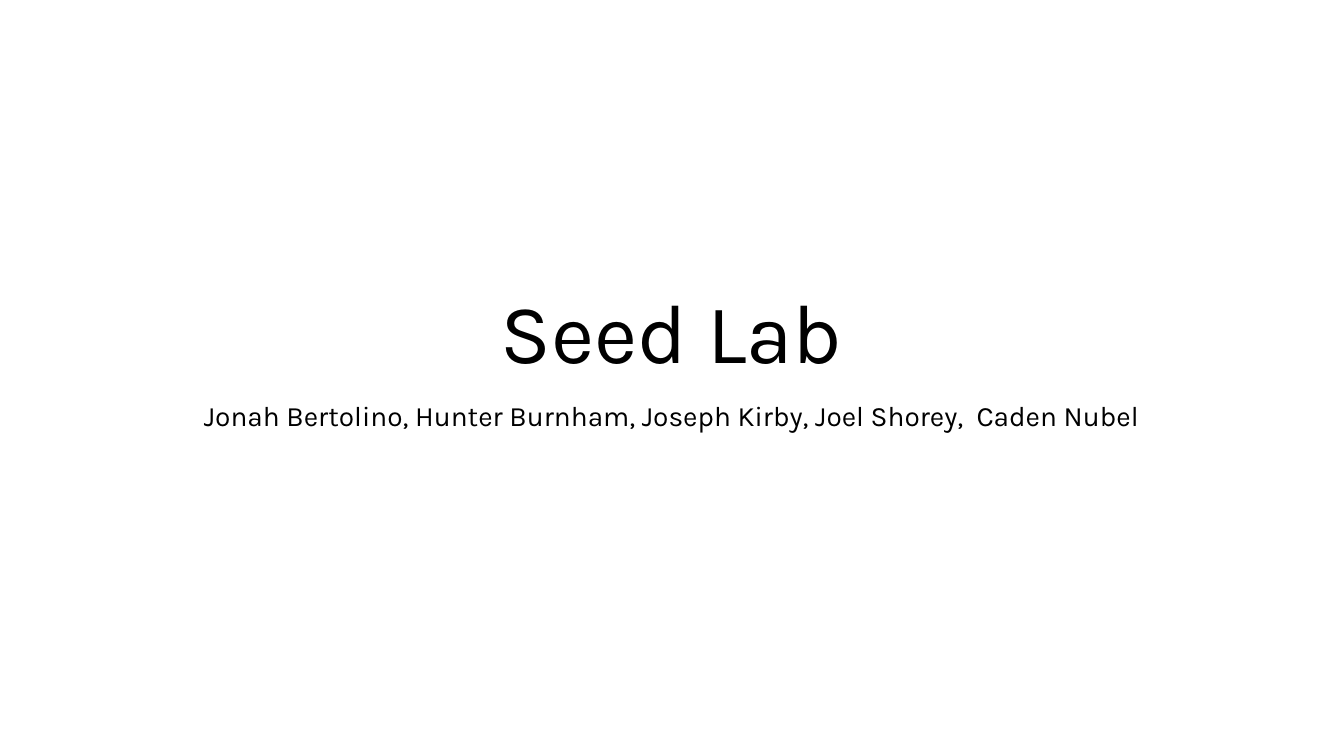
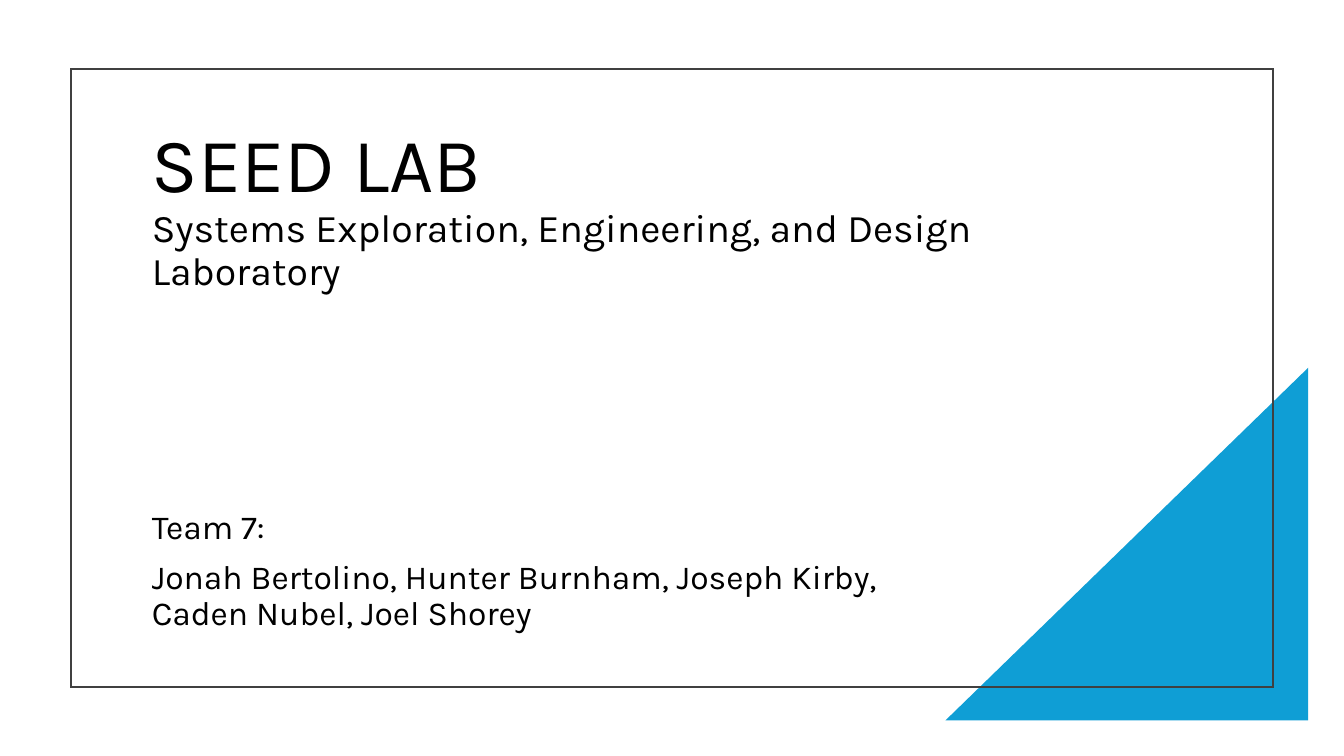
Before and after one commit to JonahBert/SeedLab, a slide deck: slide 1 of TeamPresentation/ProjectPresentation.pptx. Drawn at 1344x756 pixels with LibreOffice and Linux fonts; fonts in the diff are those of the drawing. Boxes give left, top, right and bottom in pixels: in the first picture for what was removed or moved away, otherwise in the second. Text is boxed around its words. In the diff, an @@ line names an element or a change of style, - is before the commit and + after.

```diff
--- a/TeamPresentation/ProjectPresentation.pptx
+++ b/TeamPresentation/ProjectPresentation.pptx
@@ rectangle added at [71,69,1273,687], outline #404040 1.5 pt @@
@@ title at [152,142,971,295]: text changed; size 60 to 28 pt @@
-Seed Lab
+SEED LAB
+Systems Exploration, Engineering, and Design Laboratory
@@ right triangle added at [946,368,1309,721], fill #0F9ED5 @@
@@ subtitle at [152,518,876,634]: text changed; size 20 to 24 pt @@
-Jonah Bertolino, Hunter Burnham, Joseph Kirby, Joel Shorey, Caden Nubel
+Team 7:
+Jonah Bertolino, Hunter Burnham, Joseph Kirby, Caden Nubel, Joel Shorey
```
Also in this commit, not shown: 18 slides added, 7 slides removed, 3 other files.
